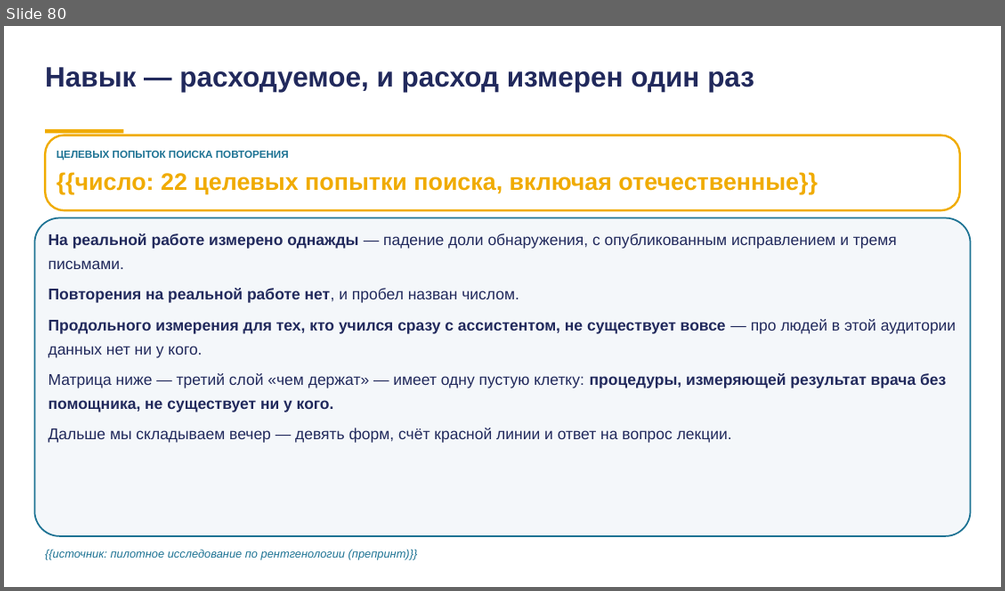
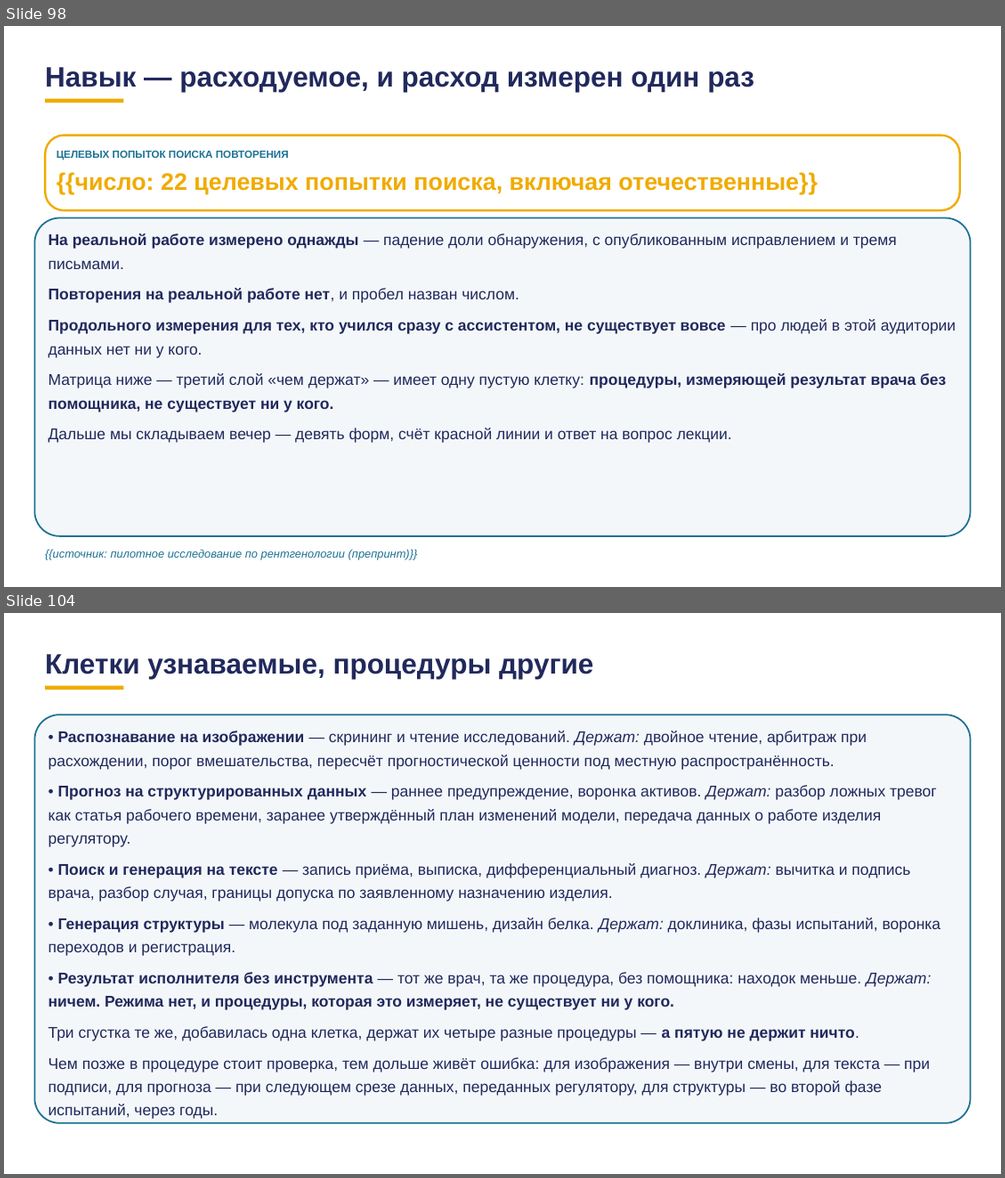
Before and after one commit to tellina-study/AI-usage-lessons, a slide deck: library/lectures/lec-07/rework/deck/lec-07-karkas.pptx. Shown one above the other, each under a label of ours: slide 80 before the commit, slides 98 and 104 after it; the slides between them are not shown. The pictures are 1005x591 and 1005x1178 pixels, drawn with LibreOffice and Linux fonts; fonts in the diff are those of the drawing. Boxes give left, top, right and bottom in pixels: in the first picture for what was removed or moved away, otherwise in the second. Text is boxed around its words. In the diff, an @@ line names an element or a change of style, - is before the commit and + after.

```diff
--- a/library/lectures/lec-07/rework/deck/lec-07-karkas.pptx
+++ b/library/lectures/lec-07/rework/deck/lec-07-karkas.pptx
@@ slide 104 added at [4, 613, 1001, 1174], background #FFFFFF @@
@@ text added at [45, 654, 593, 679], 27 pt, text #21295C, bold @@
+Клетки узнаваемые, процедуры другие
@@ rectangle added at [45, 686, 123, 690], fill #F0AB00 @@
@@ rounded rectangle added at [34, 714, 971, 1123], fill #F4F7FA, outline #1C7293 1.5 pt @@
@@ text added at [48, 730, 941, 1119], 15 pt, text #21295C @@
+• Распознавание на изображении — скрининг и чтение исследований. Держат: двойное чтение, арбитраж при расхождении, порог вмешательства, пересчёт прогностической ценности под местную распространённость.
+• Прогноз на структурированных данных — раннее предупреждение, воронка активов. Держат: разбор ложных тревог как статья рабочего времени, заранее утверждённый план изменений модели, передача данных о работе изделия регулятору.
+• Поиск и генерация на тексте — запись приёма, выписка, дифференциальный диагноз. Держат: вычитка и подпись врача, разбор случая, границы допуска по заявленному назначению изделия.
+• Генерация структуры — молекула под заданную мишень, дизайн белка. Держат: доклиника, фазы испытаний, воронка переходов и регистрация.
+• Результат исполнителя без инструмента — тот же врач, та же процедура, без помощника: находок меньше. Держат: ничем. Режима нет, и процедуры, которая это измеряет, не существует ни у кого.
+Три сгустка те же, добавилась одна клетка, держат их четыре разные процедуры — а пятую не держит ничто.
+Чем позже в процедуре стоит проверка, тем дольше живёт ошибка: для изображения — внутри смены, для текста — при подписи, для прогноза — при следующем срезе данных, переданных регулятору, для структуры — во второй фазе испытаний, через годы.
@@ what was slide 80 is now slide 98 @@
@@ slide 98 changed as well @@
@@ rectangle: place and size @@
-rectangle at [45, 129, 123, 134]
+rectangle at [45, 99, 123, 103]
```
Also in this commit, not shown: 69 other slides changed, 31 other slides added, 2 slides removed, 35 other files.
